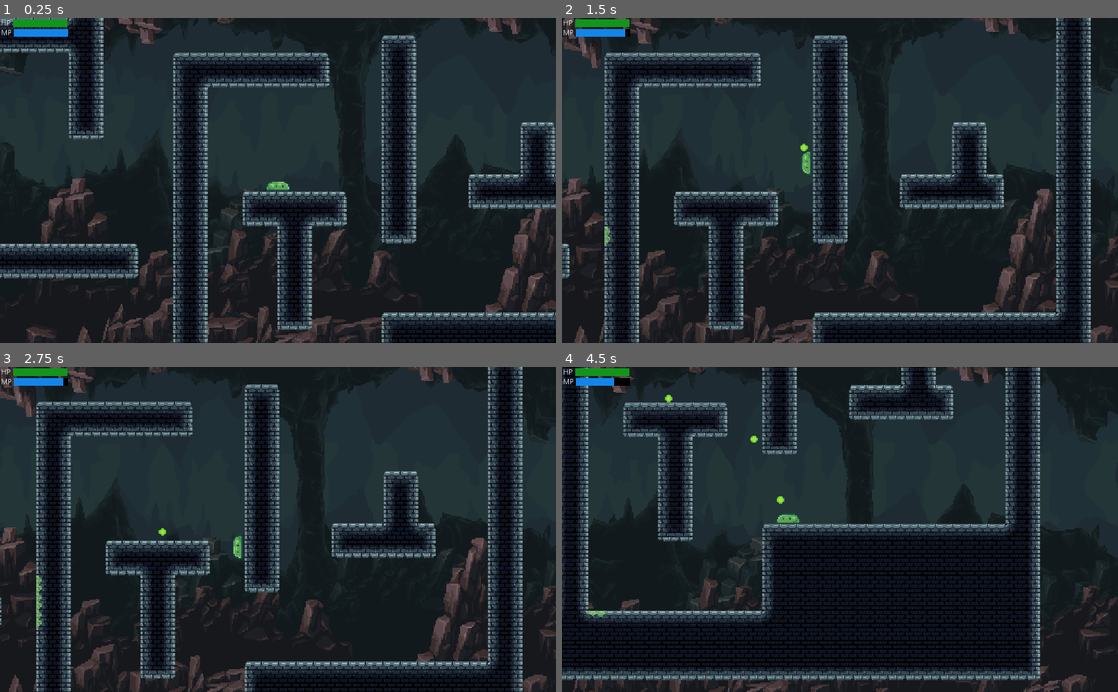
Above: before the commit, frames 1-4 (two rows, left to right).
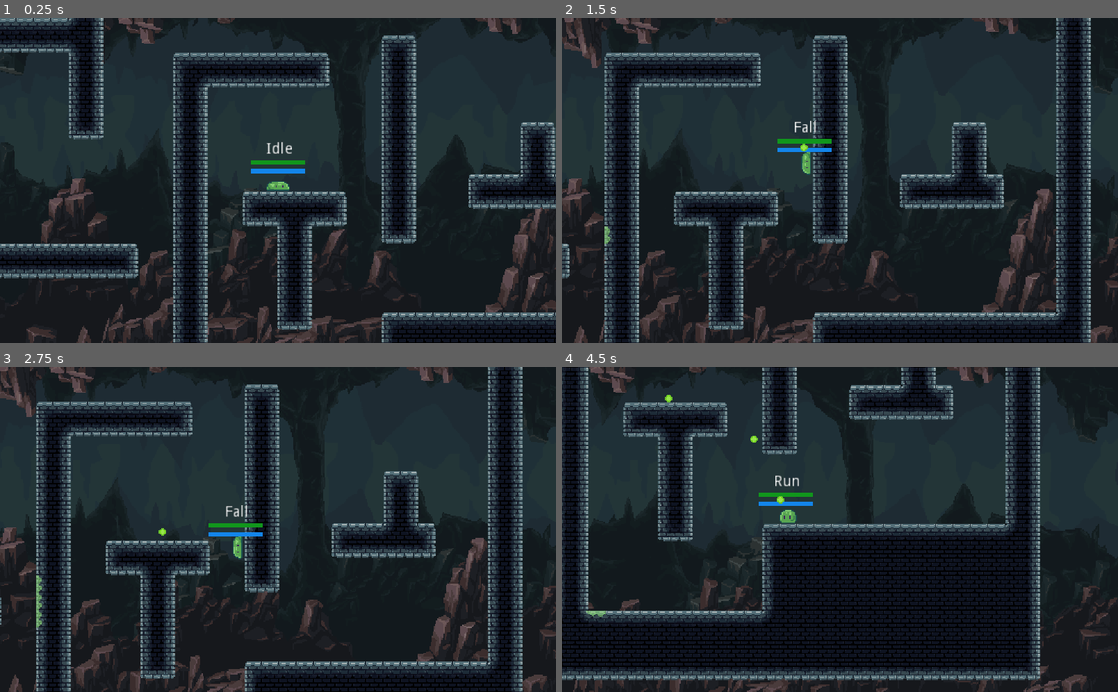
Above: after the commit, the same moments.

Repository: just-fun-f5/sticky_situation
Game: Godot game, scene res://src/Main/DEBBUG_SLIME.tscn
Same seed, same stepped clock (60 frames per second), same inputs: the game is played once before the commit and once after it. This scene is started directly instead of the project's main scene.
Inputs (mouse positions are in pixels of both pictures, inside the frame that each line leads up to):
- Up to frame 1 (0.25 s): no input
- Up to frame 2 (1.5 s): tap Enter (ui_accept) at 0.5 s; move the mouse to (962, 164) at 0.52 s; hold D (move_right) from 0.53 s (still down); click (962, 164) at 0.6 s; tap W (jump) at 0.77 s; move the mouse to (728, 196) at 1.27 s; right-click (728, 196) at 1.35 s
- Up to frame 3 (2.75 s): tap W (jump) at 1.52 s; move the mouse to (333, 458) at 2.02 s; release D (move_right) at 2.03 s; hold A (move_left) from 2.03 s (still down); click (333, 458) at 2.1 s
- Up to frame 4 (4.5 s): move the mouse to (812, 594) at 2.77 s; release A (move_left) at 2.78 s; hold D (move_right) 2.78-4.28 s; right-click (812, 594) at 2.85 s; click (812, 594) at 2.92 s; tap W (jump) at 3.02, 3.77 s; move the mouse to (1006, 578) at 3.52 s; click (1006, 578) at 3.6 s; move the mouse to (673, 480) at 4.27 s; hold A (move_left) from 4.28 s (still down); right-click (673, 480) at 4.35 s

The runs differ from the first frame. In frame 1, 0.8% of the frame differs, in the area x 0-55%, y 0-48%; in frame 2, 0.8%; in frame 3, 0.8%; in frame 4, 0.9%, in the area x 0-46%, y 0-49%.

Commit message:
HMC & Bug slide & Animations
Añadido
- Entity: Una escena que maneja la vida
- Animaciones:
  * Eat
  * Fat_run
  * Explode
Arreglado:
 - Slime y Prisioner:
Arreglado la transicion a idle

Diff:
--- a/Sticky_Situation_GODOT/project.godot
+++ b/Sticky_Situation_GODOT/project.godot
@@ -13,11 +13,6 @@
 "class": "Element",
 "language": "GDScript",
 "path": "res://src/Actors/Resources/Element.gd"
-}, {
-"base": "KinematicBody2D",
-"class": "Entity",
-"language": "GDScript",
-"path": "res://src/Actors/Entity base/Entidad.gd"
 }, {
 "base": "Resource",
 "class": "Skill",
@@ -41,7 +36,6 @@
 } ]
 _global_script_class_icons={
 "Element": "",
-"Entity": "",
 "Skill": "",
 "StateMachine": "",
 "paint": "",
--- a/Sticky_Situation_GODOT/src/Actors/Entity base/Entidad.gd
+++ b/Sticky_Situation_GODOT/src/Actors/Entity base/Entidad.gd
@@ -1,43 +1,52 @@
-class_name Entity
-extends KinematicBody2D
+extends Control
 
 # Constantes
 var maxHP = 100 setget _set_maxHP
 var maxMP = 100 setget _set_maxMP
+onready var MP_Bar = $UI/MPBar
+onready var HP_Bar = $UI/HPBar
 
 # Vars
 var HP: float = 100 setget _set_HP
 var MP: float = 100 setget _set_MP
 
+func _ready():
+	self.hit_HP(50)
+
+func _always_on(value):
+	MP_Bar.visible = value
+	HP_Bar.visible = value
+
 # Sets MAXS
 # Setea el maximo de cada cantidad
+
 func _set_maxMP(maxValue):
 	maxMP = maxValue
-	$CanvasLayer/UI/HP/MPBar.max_value = maxMP
+	MP_Bar.max_value = maxMP
 func _set_maxHP(maxValue):
 	maxHP = maxValue
-	$CanvasLayer/UI/MP/HPBar.max_value = maxHP
+	HP_Bar.max_value = maxHP
 
 # Sets Value
 # Setea la cantidad actual del valor entre 0 y su maximo
 func _set_HP(value):
 	HP = clamp(value, 0, maxHP)
-	$CanvasLayer/UI/HP/HPBar.value = HP
-	return true if HP <= 0 else false
+	HP_Bar.value = HP
+	return HP <= 0
 func _set_MP(value):
 	MP = clamp(value, 0, maxMP)
-	$CanvasLayer/UI/MP/MPBar.value = MP
-	return true if MP <= 0 else false
+	MP_Bar.value = MP
+	return MP <= 0
 
 # Modificadores absolutos
 # Modifica una cantidad fija a la cantidad actual
 func hit_HP(quantity):
 	var state
-	state = self._set_HP(HP + quantity)
+	state = _set_HP(HP - quantity)
 	return state
 func hit_MP(quantity):
 	var state
-	state = self._set_MP(MP + quantity)
+	state = _set_MP(MP - quantity)
 	return state
 
 # Modificadores porcentuales absolutos
--- /dev/null
+++ b/Sticky_Situation_GODOT/src/Actors/Entity base/Entity.tscn
@@ -0,0 +1,57 @@
+[gd_scene load_steps=6 format=2]
+
+[ext_resource path="res://src/Actors/Entity base/Entidad.gd" type="Script" id=1]
+
+[sub_resource type="StyleBoxFlat" id=5]
+bg_color = Color( 0.0705882, 0.592157, 0.113725, 1 )
+
+[sub_resource type="StyleBoxFlat" id=6]
+bg_color = Color( 0.00392157, 0.184314, 0, 0.666667 )
+
+[sub_resource type="StyleBoxFlat" id=3]
+bg_color = Color( 0.0784314, 0.52549, 0.921569, 1 )
+
+[sub_resource type="StyleBoxFlat" id=4]
+bg_color = Color( 0, 0.227451, 0.337255, 0.666667 )
+
+[node name="Control" type="Control"]
+script = ExtResource( 1 )
+__meta__ = {
+"_edit_use_anchors_": false
+}
+
+[node name="UI" type="VBoxContainer" parent="."]
+anchor_left = 0.5
+anchor_top = 0.5
+anchor_right = 0.5
+anchor_bottom = 0.5
+margin_left = -25.0
+margin_top = -6.0
+margin_right = 25.0
+margin_bottom = 6.0
+__meta__ = {
+"_edit_use_anchors_": false
+}
+
+[node name="HPBar" type="ProgressBar" parent="UI"]
+margin_right = 50.0
+margin_bottom = 4.0
+rect_min_size = Vector2( 0, 4 )
+size_flags_horizontal = 3
+size_flags_vertical = 3
+custom_styles/fg = SubResource( 5 )
+custom_styles/bg = SubResource( 6 )
+value = 50.0
+percent_visible = false
+
+[node name="MPBar" type="ProgressBar" parent="UI"]
+margin_top = 8.0
+margin_right = 50.0
+margin_bottom = 12.0
+rect_min_size = Vector2( 0, 4 )
+size_flags_horizontal = 3
+size_flags_vertical = 3
+custom_styles/fg = SubResource( 3 )
+custom_styles/bg = SubResource( 4 )
+value = 50.0
+percent_visible = false
--- a/Sticky_Situation_GODOT/src/Actors/Prisoner/Prisoner s.gd
+++ b/Sticky_Situation_GODOT/src/Actors/Prisoner/Prisoner s.gd
@@ -1,4 +1,5 @@
-extends Entity
+#extends Entity
+extends KinematicBody2D
 
 const UP = Vector2.UP
 const WALL_JUMP_VELOCITY = Vector2(400, -250)
@@ -25,6 +26,10 @@
 # networking
 puppet var puppet_pos = Vector2()
 puppet var puppet_direction = 0
+
+# Health and Mana Control
+onready var hmc = $"HMC"
+
 #Animation nodes
 onready var body = $SlimeNode
 onready var anim_player = $SlimeNode/AnimatedSprite2
@@ -39,11 +44,14 @@
 
 #Calculate kinematic equations
 func _ready():
+	# Funcional
 	gravity = 2 * max_jump_height / pow(jump_duration, 2)
 	max_jump_velocity = -sqrt(2 * gravity * max_jump_height)
 	min_jump_velocity = -sqrt(2 * gravity * min_jump_height)
-	if !Game.is_net_master(self):
-		$CanvasLayer/UI.hide()
+
+	# Vida
+	hmc._set_HP(100)
+	hmc._set_MP(100)
 
 # Configure for multiplayer
 func init(nid):
@@ -52,8 +60,6 @@
 	var info = Game.players[nid]
 	$Name.text = info["name"]
 	name = str(nid)
-
-
 
 func _update_move_direction():
 	# Actualizar movimiento a izquerda o dercha
--- a/Sticky_Situation_GODOT/src/Actors/Prisoner/Prisoner s.tscn
+++ b/Sticky_Situation_GODOT/src/Actors/Prisoner/Prisoner s.tscn
@@ -1,26 +1,15 @@
-[gd_scene load_steps=12 format=2]
+[gd_scene load_steps=9 format=2]
 
 [ext_resource path="res://src/Actors/Prisoner/PrisonerFSM.gd" type="Script" id=1]
 [ext_resource path="res://src/Actors/Prisoner/Prisoner s.gd" type="Script" id=2]
 [ext_resource path="res://src/Actors/Slime/Camera2D.gd" type="Script" id=3]
 [ext_resource path="res://src/Actors/Prisoner/PrisonerSprite.tscn" type="PackedScene" id=4]
 [ext_resource path="res://src/Actors/Slime/Label.gd" type="Script" id=5]
+[ext_resource path="res://src/Actors/Entity base/Entity.tscn" type="PackedScene" id=6]
 [ext_resource path="res://src/Actors/Prisoner/Chain.tscn" type="PackedScene" id=7]
 
 [sub_resource type="RectangleShape2D" id=1]
 extents = Vector2( 6.96073, 10.5403 )
-
-[sub_resource type="StyleBoxFlat" id=2]
-bg_color = Color( 0.0705882, 0.592157, 0.113725, 1 )
-
-[sub_resource type="StyleBoxFlat" id=3]
-bg_color = Color( 0, 0, 0, 1 )
-
-[sub_resource type="StyleBoxFlat" id=4]
-bg_color = Color( 0.0784314, 0.52549, 0.921569, 1 )
-
-[sub_resource type="StyleBoxFlat" id=5]
-bg_color = Color( 0, 0, 0, 1 )
 
 [node name="Prisoner" type="KinematicBody2D"]
 script = ExtResource( 2 )
@@ -55,7 +44,6 @@
 script = ExtResource( 1 )
 
 [node name="Label" type="Label" parent="PrisonerFSM"]
-visible = false
 margin_left = -35.479
 margin_top = -40.0
 margin_right = 35.521
@@ -97,6 +85,7 @@
 one_shot = true
 
 [node name="Name" type="Label" parent="."]
+visible = false
 margin_left = -20.0
 margin_top = -26.0
 margin_right = 20.0
@@ -105,56 +94,10 @@
 "_edit_use_anchors_": false
 }
 
-[node name="CanvasLayer" type="CanvasLayer" parent="."]
-
-[node name="UI" type="VBoxContainer" parent="CanvasLayer"]
-margin_left = 2.40541
-margin_top = 3.0
-margin_right = 129.405
-margin_bottom = 47.0
-__meta__ = {
-"_edit_use_anchors_": false
-}
-
-[node name="HP" type="HBoxContainer" parent="CanvasLayer/UI"]
-margin_right = 126.0
-margin_bottom = 14.0
-
-[node name="HPText" type="Label" parent="CanvasLayer/UI/HP"]
-margin_right = 18.0
-margin_bottom = 14.0
-text = "HP"
-
-[node name="HPBar" type="ProgressBar" parent="CanvasLayer/UI/HP"]
-margin_left = 22.0
-margin_right = 122.0
-margin_bottom = 14.0
-rect_min_size = Vector2( 100, 0 )
-size_flags_vertical = 1
-custom_styles/fg = SubResource( 2 )
-custom_styles/bg = SubResource( 3 )
-value = 50.0
-percent_visible = false
-
-[node name="MP" type="HBoxContainer" parent="CanvasLayer/UI"]
-margin_top = 18.0
-margin_right = 126.0
-margin_bottom = 32.0
-rect_min_size = Vector2( 122, 14 )
-
-[node name="MPText" type="Label" parent="CanvasLayer/UI/MP"]
-margin_right = 20.0
-margin_bottom = 14.0
-text = "MP"
-
-[node name="MPBar" type="ProgressBar" parent="CanvasLayer/UI/MP"]
-margin_left = 24.0
-margin_right = 124.0
-margin_bottom = 14.0
-rect_min_size = Vector2( 100, 14 )
-custom_styles/fg = SubResource( 4 )
-custom_styles/bg = SubResource( 5 )
-value = 50.0
-percent_visible = false
+[node name="HMC" parent="." instance=ExtResource( 6 )]
+margin_left = -0.530937
+margin_top = -18.8173
+margin_right = -0.530937
+margin_bottom = -18.8173
 
 [connection signal="timeout" from="WallSlideStickyTimer" to="PrisonerFSM" method="_on_WallSlideStickyTimer_timeout"]
--- a/Sticky_Situation_GODOT/src/Actors/Prisoner/PrisonerFSM.gd
+++ b/Sticky_Situation_GODOT/src/Actors/Prisoner/PrisonerFSM.gd
@@ -1,4 +1,7 @@
 extends StateMachine
+
+# Var error
+export var epsilon = 17
 
 #Declare states
 func _ready():
@@ -11,12 +14,12 @@
 
 #Jump input
 func _input(event):
-
 	if !Game.is_net_master(self):
 		return
 
 	if event.is_action_pressed("ui_accept"):
 		parent._shoot()
+
 	#Jump normally if run or idle state
 	if [states.idle, states.run].has(state):
 		if event.is_action_pressed("jump"):
@@ -55,7 +58,7 @@
 				elif parent.velocity.y > 0:
 					return states.fall
 			#If not falling or jumping and x velocity not 0 transition to run state
-			elif parent.velocity.x != 0:
+			elif abs(parent.velocity.x) >= epsilon:
 				return states.run
 		#Run state
 		states.run:
@@ -64,7 +67,7 @@
 					return states.jump
 				elif parent.velocity.y > 0:
 					return states.fall
-			elif parent.velocity.x == 0:
+			elif abs(parent.velocity.x) <= epsilon:
 				return states.idle
 		#Jump state
 		states.jump:
--- a/Sticky_Situation_GODOT/src/Actors/Slime/Label.gd
+++ b/Sticky_Situation_GODOT/src/Actors/Slime/Label.gd
@@ -19,5 +19,5 @@
 		set_text("Jump")
 	elif parent.state == parent.states.fall:
 		set_text("Fall")
-	elif parent.state == parent.states.wall_slide:
-		set_text("Wall Slide")
+#	elif parent.state == parent.states.wall_slide:
+#		set_text("Wall Slide")
--- a/Sticky_Situation_GODOT/src/Actors/Slime/Slime 2.gd
+++ b/Sticky_Situation_GODOT/src/Actors/Slime/Slime 2.gd
@@ -1,4 +1,5 @@
-extends Entity
+# extends Entity
+extends KinematicBody2D
 
 const UP = Vector2.UP
 const WALL_JUMP_VELOCITY = Vector2(400, -250)
@@ -22,9 +23,13 @@
 var wall_direction = 1
 var move_direction = 0
 
+# Health and Mana Control
+onready var hmc = $"HMC"
+
 # networking
 puppet var puppet_pos = Vector2()
 puppet var puppet_direction = 0
+
 #Animation nodes
 onready var body = $SlimeNode
 onready var anim_player = $SlimeNode/Slime2Animation/AnimationPlayer2
@@ -45,13 +50,14 @@
 
 #Calculate kinematic equations
 func _ready():
+	# Funcional
 	gravity = 2 * max_jump_height / pow(jump_duration, 2)
 	max_jump_velocity = -sqrt(2 * gravity * max_jump_height)
 	min_jump_velocity = -sqrt(2 * gravity * min_jump_height)
-	_set_HP(100)
-	_set_MP(100)
-	if !Game.is_net_master(self):
-		$CanvasLayer/UI.hide()
+
+	# Vida
+	hmc._set_HP(100)
+	hmc._set_MP(100)
 
 # Configure for multiplayer
 func init(nid):
@@ -153,13 +159,13 @@
 	#	throw a "" of the current element,
 	#	that affect the first object impacted.
 	#var missil =
-	if MP == 0: return
+	if $"HMC".MP == 0: return
 	var slime_ball_instance = slime_ball.instance()
 	get_parent().add_child(slime_ball_instance)
 	slime_ball_instance.position = global_position
 	slime_ball_instance.launch(facing)
 	var damage = avaible_skills[current_skill].damage * current_element.damage_factor
-	hit_MP(-10)
+	$"HMC".hit_MP(-10)
 	damage += 1
 	# missil.launch
 
--- a/Sticky_Situation_GODOT/src/Actors/Slime/Slime 2.tscn
+++ b/Sticky_Situation_GODOT/src/Actors/Slime/Slime 2.tscn
@@ -9,21 +9,10 @@
 [ext_resource path="res://src/Actors/Resources/_explode.tres" type="Resource" id=7]
 [ext_resource path="res://src/Actors/Resources/_throw.tres" type="Resource" id=8]
 [ext_resource path="res://src/Actors/Resources/_eat.tres" type="Resource" id=9]
+[ext_resource path="res://src/Actors/Entity base/Entity.tscn" type="PackedScene" id=10]
 
 [sub_resource type="RectangleShape2D" id=1]
 extents = Vector2( 6.96073, 5.70469 )
-
-[sub_resource type="StyleBoxFlat" id=2]
-bg_color = Color( 0.0705882, 0.592157, 0.113725, 1 )
-
-[sub_resource type="StyleBoxFlat" id=3]
-bg_color = Color( 0, 0, 0, 1 )
-
-[sub_resource type="StyleBoxFlat" id=4]
-bg_color = Color( 0.0784314, 0.52549, 0.921569, 1 )
-
-[sub_resource type="StyleBoxFlat" id=5]
-bg_color = Color( 0, 0, 0, 1 )
 
 [node name="Slime2" type="KinematicBody2D" groups=[
 "Slime",
@@ -54,7 +43,6 @@
 script = ExtResource( 4 )
 
 [node name="Label" type="Label" parent="SlimeFSM"]
-visible = false
 margin_left = -35.479
 margin_top = -40.0
 margin_right = 35.521
@@ -96,6 +84,7 @@
 one_shot = true
 
 [node name="Name" type="Label" parent="."]
+visible = false
 margin_left = -20.023
 margin_top = -24.0
 margin_right = 19.977
@@ -104,56 +93,10 @@
 "_edit_use_anchors_": false
 }
 
-[node name="CanvasLayer" type="CanvasLayer" parent="."]
-
-[node name="UI" type="VBoxContainer" parent="CanvasLayer"]
-margin_left = 2.40541
-margin_top = 3.0
-margin_right = 129.405
-margin_bottom = 47.0
-__meta__ = {
-"_edit_use_anchors_": false
-}
-
-[node name="HP" type="HBoxContainer" parent="CanvasLayer/UI"]
-margin_right = 126.0
-margin_bottom = 14.0
-
-[node name="HPText" type="Label" parent="CanvasLayer/UI/HP"]
-margin_right = 18.0
-margin_bottom = 14.0
-text = "HP"
-
-[node name="HPBar" type="ProgressBar" parent="CanvasLayer/UI/HP"]
-margin_left = 22.0
-margin_right = 122.0
-margin_bottom = 14.0
-rect_min_size = Vector2( 100, 0 )
-size_flags_vertical = 1
-custom_styles/fg = SubResource( 2 )
-custom_styles/bg = SubResource( 3 )
-value = 50.0
-percent_visible = false
-
-[node name="MP" type="HBoxContainer" parent="CanvasLayer/UI"]
-margin_top = 18.0
-margin_right = 126.0
-margin_bottom = 32.0
-rect_min_size = Vector2( 122, 14 )
-
-[node name="MPText" type="Label" parent="CanvasLayer/UI/MP"]
-margin_right = 20.0
-margin_bottom = 14.0
-text = "MP"
-
-[node name="MPBar" type="ProgressBar" parent="CanvasLayer/UI/MP"]
-margin_left = 24.0
-margin_right = 124.0
-margin_bottom = 14.0
-rect_min_size = Vector2( 100, 14 )
-custom_styles/fg = SubResource( 4 )
-custom_styles/bg = SubResource( 5 )
-value = 50.0
-percent_visible = false
+[node name="HMC" parent="." instance=ExtResource( 10 )]
+margin_left = -1.28094
+margin_top = -16.8173
+margin_right = -1.28094
+margin_bottom = -16.8173
 
 [connection signal="timeout" from="WallSlideStickyTimer" to="SlimeFSM" method="_on_WallSlideStickyTimer_timeout"]
--- a/Sticky_Situation_GODOT/src/Actors/Slime/Slime2Animation.tscn
+++ b/Sticky_Situation_GODOT/src/Actors/Slime/Slime2Animation.tscn
@@ -1,10 +1,40 @@
 [gd_scene load_steps=11 format=2]
 
-[ext_resource path="res://assets/art/actors/Slime/slime_frames_all.png" type="Texture" id=1]
-[ext_resource path="res://assets/art/actors/Slime/en_ex.png" type="Texture" id=2]
+[ext_resource path="res://assets/art/actors/Slime/slime_frames_p3.png" type="Texture" id=1]
 
-[sub_resource type="Animation" id=1]
-resource_name = "Fall"
+[sub_resource type="Animation" id=14]
+resource_name = "Eat"
+length = 0.6
+tracks/0/type = "value"
+tracks/0/path = NodePath("slime2:frame")
+tracks/0/interp = 1
+tracks/0/loop_wrap = true
+tracks/0/imported = false
+tracks/0/enabled = true
+tracks/0/keys = {
+"times": PoolRealArray( 0, 0.1, 0.2, 0.3, 0.4, 0.5 ),
+"transitions": PoolRealArray( 1, 1, 1, 1, 1, 1 ),
+"update": 1,
+"values": [ 42, 43, 44, 45, 46, 47 ]
+}
+
+[sub_resource type="Animation" id=8]
+resource_name = "Explode"
+length = 1.1
+tracks/0/type = "value"
+tracks/0/path = NodePath("slime2:frame")
+tracks/0/interp = 1
+tracks/0/loop_wrap = true
+tracks/0/imported = false
+tracks/0/enabled = true
+tracks/0/keys = {
+"times": PoolRealArray( 0, 0.1, 0.2, 0.3, 0.4, 0.6, 0.8, 0.9, 1 ),
+"transitions": PoolRealArray( 1, 1, 1, 1, 1, 1, 1, 1, 1 ),
+"update": 1,
+"values": [ 36, 37, 38, 37, 39, 40, 40, 41, 42 ]
+}
+
+[sub_resource type="Animation" id=9]
 loop = true
 tracks/0/type = "value"
 tracks/0/path = NodePath("slime2:frame_coords")
@@ -19,7 +49,23 @@
 "values": [ Vector2( 3, 2 ) ]
 }
 
-[sub_resource type="Animation" id=2]
+[sub_resource type="Animation" id=15]
+resource_name = "Fat_Run"
+length = 0.6
+tracks/0/type = "value"
+tracks/0/path = NodePath("slime2:frame")
+tracks/0/interp = 1
+tracks/0/loop_wrap = true
+tracks/0/imported = false
+tracks/0/enabled = true
+tracks/0/keys = {
+"times": PoolRealArray( 0, 0.1, 0.2, 0.3, 0.4, 0.5 ),
+"transitions": PoolRealArray( 1, 1, 1, 1, 1, 1 ),
+"update": 1,
+"values": [ 47, 48, 49, 50, 51, 52 ]
+}
+
+[sub_resource type="Animation" id=10]
 loop = true
 tracks/0/type = "value"
 tracks/0/path = NodePath("slime2:frame_coords")
@@ -64,110 +110,7 @@
 "values": [ Vector2( 0, 1 ), Vector2( 1, 1 ), Vector2( 2, 1 ), Vector2( 3, 1 ), Vector2( 4, 1 ) ]
 }
 
-[sub_resource type="Animation" id=5]
-resource_name = "eat"
-length = 0.6
-tracks/0/type = "value"
-tracks/0/path = NodePath("slime2:frame")
-tracks/0/interp = 1
-tracks/0/loop_wrap = true
-tracks/0/imported = false
-tracks/0/enabled = true
-tracks/0/keys = {
-"times": PoolRealArray( 0, 0.1, 0.2, 0.3, 0.4, 0.5 ),
-"transitions": PoolRealArray( 1, 1, 1, 1, 1, 1 ),
-"update": 1,
-"values": [ 0, 7, 8, 9, 10, 11 ]
-}
-tracks/1/type = "value"
-tracks/1/path = NodePath("slime2:texture")
-tracks/1/interp = 1
-tracks/1/loop_wrap = true
-tracks/1/imported = false
-tracks/1/enabled = true
-tracks/1/keys = {
-"times": PoolRealArray( 0, 0.6 ),
-"transitions": PoolRealArray( 1, 1 ),
-"update": 1,
-"values": [ ExtResource( 2 ), ExtResource( 1 ) ]
-}
-tracks/2/type = "value"
-tracks/2/path = NodePath("slime2:hframes")
-tracks/2/interp = 1
-tracks/2/loop_wrap = true
-tracks/2/imported = false
-tracks/2/enabled = true
-tracks/2/keys = {
-"times": PoolRealArray( 0, 0.6 ),
-"transitions": PoolRealArray( 1, 1 ),
-"update": 1,
-"values": [ 6, 6 ]
-}
-tracks/3/type = "value"
-tracks/3/path = NodePath("slime2:vframes")
-tracks/3/interp = 1
-tracks/3/loop_wrap = true
-tracks/3/imported = false
-tracks/3/enabled = true
-tracks/3/keys = {
-"times": PoolRealArray( 0, 0.6 ),
-"transitions": PoolRealArray( 1, 1 ),
-"update": 1,
-"values": [ 2, 6 ]
-}
-
-[sub_resource type="Animation" id=6]
-length = 0.7
-tracks/0/type = "value"
-tracks/0/path = NodePath("slime2:frame")
-tracks/0/interp = 1
-tracks/0/loop_wrap = true
-tracks/0/imported = false
-tracks/0/enabled = true
-tracks/0/keys = {
-"times": PoolRealArray( 0, 0.1, 0.2, 0.3, 0.4, 0.5, 0.6 ),
-"transitions": PoolRealArray( 1, 1, 1, 1, 1, 1, 1 ),
-"update": 1,
-"values": [ 0, 1, 2, 3, 4, 5, 6 ]
-}
-tracks/1/type = "value"
-tracks/1/path = NodePath("slime2:texture")
-tracks/1/interp = 1
-tracks/1/loop_wrap = true
-tracks/1/imported = false
-tracks/1/enabled = true
-tracks/1/keys = {
-"times": PoolRealArray( 0, 0.7 ),
-"transitions": PoolRealArray( 1, 1 ),
-"update": 1,
-"values": [ ExtResource( 2 ), ExtResource( 1 ) ]
-}
-tracks/2/type = "value"
-tracks/2/path = NodePath("slime2:hframes")
-tracks/2/interp = 1
-tracks/2/loop_wrap = true
-tracks/2/imported = false
-tracks/2/enabled = true
-tracks/2/keys = {
-"times": PoolRealArray( 0, 0.7 ),
-"transitions": PoolRealArray( 1, 1 ),
-"update": 1,
-"values": [ 6, 6 ]
-}
-tracks/3/type = "value"
-tracks/3/path = NodePath("slime2:vframes")
-tracks/3/interp = 1
-tracks/3/loop_wrap = true
-tracks/3/imported = false
-tracks/3/enabled = true
-tracks/3/keys = {
-"times": PoolRealArray( 0, 0.7 ),
-"transitions": PoolRealArray( 1, 1 ),
-"update": 1,
-"values": [ 2, 6 ]
-}
-
-[sub_resource type="Animation" id=7]
+[sub_resource type="Animation" id=13]
 loop = true
 tracks/0/type = "value"
 tracks/0/path = NodePath("slime2:frame_coords")
@@ -203,15 +146,16 @@
 [node name="slime2" type="Sprite" parent="."]
 texture = ExtResource( 1 )
 hframes = 6
-vframes = 6
-frame = 11
+vframes = 9
+frame = 36
 
 [node name="AnimationPlayer2" type="AnimationPlayer" parent="."]
-anims/Fall = SubResource( 1 )
-anims/Idle = SubResource( 2 )
-anims/Jump = SubResource( 3 )
-anims/Move = SubResource( 4 )
-anims/eat = SubResource( 5 )
-anims/explode = SubResource( 6 )
-anims/run = SubResource( 7 )
-anims/wall_slide = SubResource( 8 )
+anims/Eat = SubResource( 14 )
+anims/Explode = SubResource( 8 )
+anims/Fall = SubResource( 9 )
+anims/Fat_Run = SubResource( 15 )
+anims/Idle = SubResource( 10 )
+anims/Jump = SubResource( 11 )
+anims/Move = SubResource( 12 )
+anims/run = SubResource( 13 )
+anims/wall_slide = SubResource( 7 )
--- a/Sticky_Situation_GODOT/src/Actors/Slime/SlimeFSM.gd
+++ b/Sticky_Situation_GODOT/src/Actors/Slime/SlimeFSM.gd
@@ -1,4 +1,7 @@
 extends StateMachine
+
+# Var error
+var epsilon = 100
 
 #Declare states
 func _ready():
@@ -64,7 +67,7 @@
 				elif parent.velocity.y > 0:
 					return states.fall
 			#If not falling or jumping and x velocity not 0 transition to run state
-			elif parent.velocity.x != 0:
+			elif abs(parent.velocity.x) >= epsilon:
 				return states.run
 		#Run state
 		states.run:
@@ -73,7 +76,7 @@
 					return states.jump
 				elif parent.velocity.y > 0:
 					return states.fall
-			elif parent.velocity.x == 0:
+			elif abs(parent.velocity.x) <= epsilon:
 				return states.idle
 		#Jump state
 		states.jump:
Binary file added: Sticky_Situation_GODOT/assets/art/actors/Slime/slime_frames_p3.png
Not shown, added: Sticky_Situation_GODOT/assets/art/actors/Slime/slime_frames_p3.png.import
Not shown: 1 places in Sticky_Situation_GODOT/src/Actors/Slime/Slime 2.tscn that only renumber resources
Not shown: 3 places in Sticky_Situation_GODOT/src/Actors/Slime/Slime2Animation.tscn that only renumber resources
